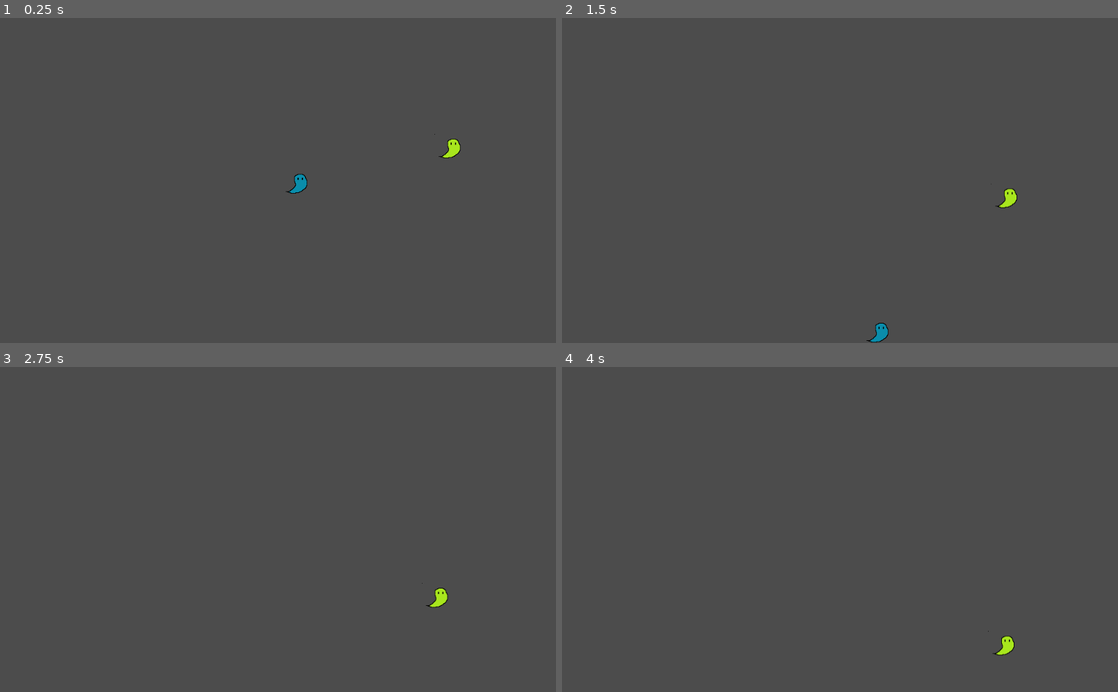
Above: before the commit, frames 1-4 (two rows, left to right).
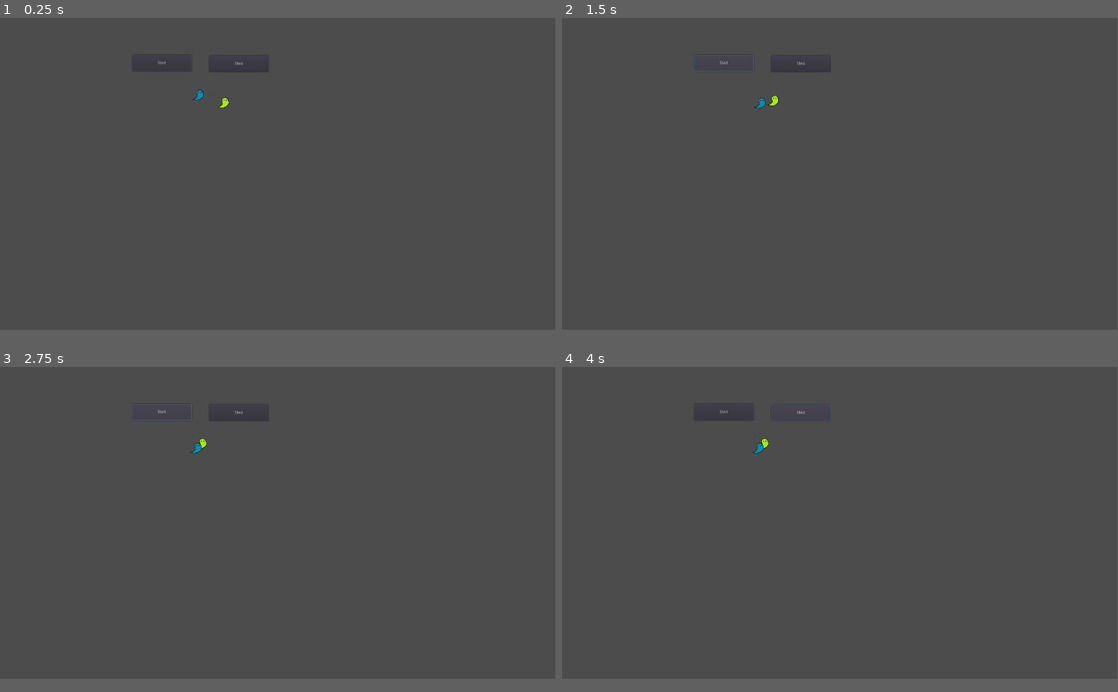
Above: after the commit, the same moments.

Repository: olin-med/PARKINSON
Game: Godot game, scene res://Levels/Node2D.tscn
The game is run twice, just before and just after one commit, with the same random seed, the same clock (stepped at 60 frames per second) and the same inputs.
Inputs (mouse positions are in pixels of both pictures, inside the frame that each line leads up to):
- Up to frame 1 (0.25 s): no input
- Up to frame 2 (1.5 s): click (801, 66) at 0.5 s, where only the run after the commit has a clickable "Stop"; click (723, 63) at 1.25 s, where only the run after the commit has a clickable "Start"
- Up to frame 3 (2.75 s): click (161, 412) at 2 s, where only the run after the commit has a clickable "Start"
- Up to frame 4 (4 s): click (801, 415) at 2.75 s, where only the run after the commit has a clickable "Stop"; click (801, 415) at 3.5 s, where only the run after the commit has a clickable "Stop"
In our replay, the window is 800x468 before the commit and 799x449 after it. These sizes can differ from the game's own. Grey fills any space a smaller window leaves; there, only what the larger window draws over its background counts as a difference.

The runs differ from the first frame. In frame 1, 0.4% of the frame differs, in the area x 28-83%, y 13-55%; in frame 2, 0.4%, in the area x 23-82%, y 11-100%; in frame 3, 0.2%; in frame 4, 0.2%.

Commit message:
agora funciona
vsf olin

Diff:
--- a/Godot_1/Levels/KinematicBody2D.gd
+++ b/Godot_1/Levels/KinematicBody2D.gd
@@ -1,17 +1,12 @@
 extends KinematicBody2D
 
-var speed = 100
-var velocity = Vector2()
-var state: int = 0
-var rng = 0
-
-
+var poschange
 
 
 func _process(delta):
 
-	state = rand_range(0, 4)
-	print(state)
+	poschange = rand_range(0, 1)
+	print(poschange)
 
 	if state == 0:
 		pass
--- /dev/null
+++ b/Godot_1/Levels/Node2D.gd
@@ -0,0 +1,32 @@
+extends Node2D
+
+var moving = false
+var speed = 7
+
+func _ready():
+	var sprite1 = get_node("Sprite1")
+	var sprite2 = get_node("Sprite2")
+	var label = get_node("Label")
+	var start_button = get_node("StartButton")
+	var stop_button = get_node("StopButton")
+
+	start_button.connect("pressed", self, "start_moving")
+	stop_button.connect("pressed", self, "stop_moving")
+
+func start_moving():
+	moving = true
+
+func stop_moving():
+	moving = false
+
+func _process(delta):
+	if moving:
+		var sprite1 = get_node("Sprite1")
+		var sprite2 = get_node("Sprite2")
+		sprite1.position += Vector2(randi() % 3 - 1, randi() % 3 - 1) * speed
+		sprite2.position += Vector2(randi() % 3 - 1, randi() % 3 - 1) * speed
+
+		if sprite1.position.distance_to(sprite2.position) < 40:
+			var label = get_node("Label")
+			label.text = "Boom!"
+			moving = false
--- a/Godot_1/Levels/Node2D.tscn
+++ b/Godot_1/Levels/Node2D.tscn
@@ -1,24 +1,46 @@
-[gd_scene load_steps=5 format=2]
+[gd_scene load_steps=6 format=2]
 
 [ext_resource path="res://Art/Pixilart Sprite Sheet.png" type="Texture" id=1]
 [ext_resource path="res://Art/Pixilart Sprite Sheet (2).png" type="Texture" id=2]
-[ext_resource path="res://Levels/KinematicBody2D2.gd" type="Script" id=3]
-[ext_resource path="res://Levels/KinematicBody2D.gd" type="Script" id=4]
+[ext_resource path="res://Levels/Node2D.gd" type="Script" id=3]
+[ext_resource path="res://Fonte/DTM-Sans.ttf" type="DynamicFontData" id=4]
+
+[sub_resource type="DynamicFont" id=1]
+size = 52
+font_data = ExtResource( 4 )
 
 [node name="Node2D" type="Node2D"]
+script = ExtResource( 3 )
 
-[node name="KinematicBody2D" type="KinematicBody2D" parent="."]
-script = ExtResource( 4 )
-
-[node name="Sprite" type="Sprite" parent="KinematicBody2D"]
-position = Vector2( 832, 246 )
+[node name="Sprite1" type="Sprite" parent="."]
+position = Vector2( 775, 299 )
 texture = ExtResource( 2 )
 hframes = 2
+region_rect = Rect2( 826, 278, 128, 64 )
 
-[node name="KinematicBody2D2" type="KinematicBody2D" parent="."]
-script = ExtResource( 3 )
-
-[node name="Sprite" type="Sprite" parent="KinematicBody2D2"]
-position = Vector2( 560, 271 )
+[node name="Sprite2" type="Sprite" parent="."]
+position = Vector2( 688, 272 )
 texture = ExtResource( 1 )
 hframes = 2
+region_rect = Rect2( 560, 271, 128, 64 )
+
+[node name="Label" type="Label" parent="."]
+margin_left = 623.0
+margin_top = 64.0
+margin_right = 860.0
+margin_bottom = 182.0
+custom_fonts/font = SubResource( 1 )
+
+[node name="StopButton" type="Button" parent="."]
+margin_left = 723.0
+margin_top = 129.0
+margin_right = 929.0
+margin_bottom = 187.0
+text = "Stop"
+
+[node name="StartButton" type="Button" parent="."]
+margin_left = 457.0
+margin_top = 127.0
+margin_right = 663.0
+margin_bottom = 185.0
+text = "Start"
--- a/Godot_1/project.godot
+++ b/Godot_1/project.godot
@@ -12,6 +12,12 @@
 
 config/name="Godot_1"
 run/main_scene="res://Levels/Node2D.tscn"
+
+[display]
+
+window/size/width=1920
+window/size/height=1080
+window/size/resizable=false
 
 [gui]
 
Binary file added: Godot_1/Fonte/DTM-Mono.ttf
